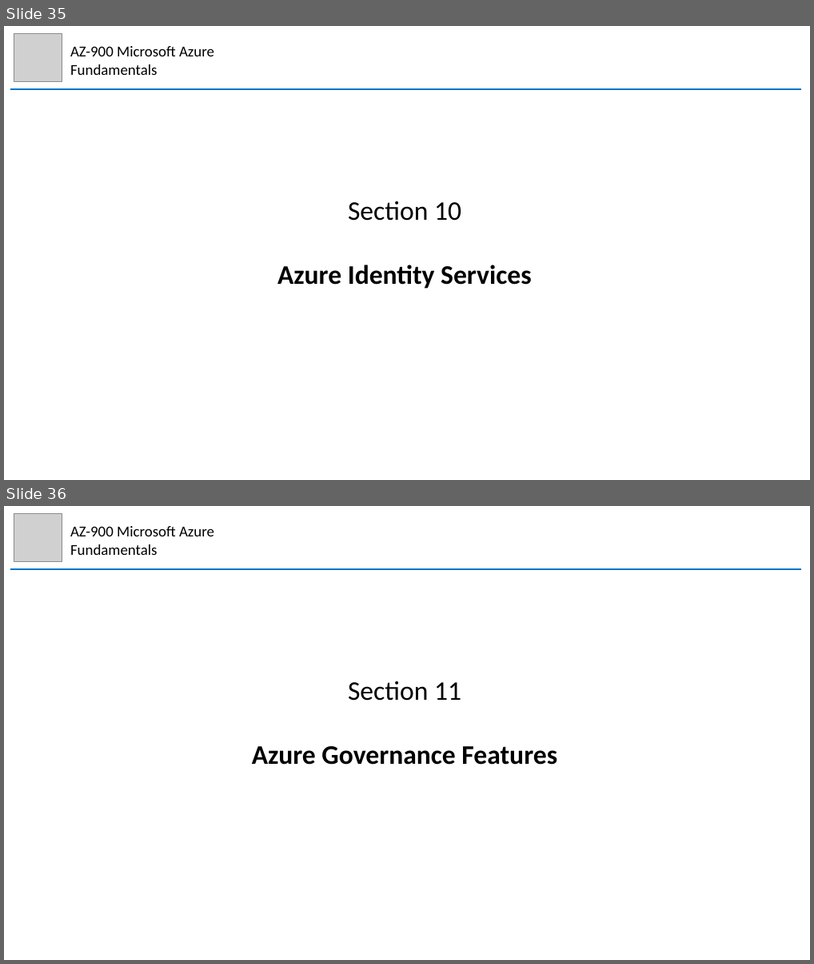
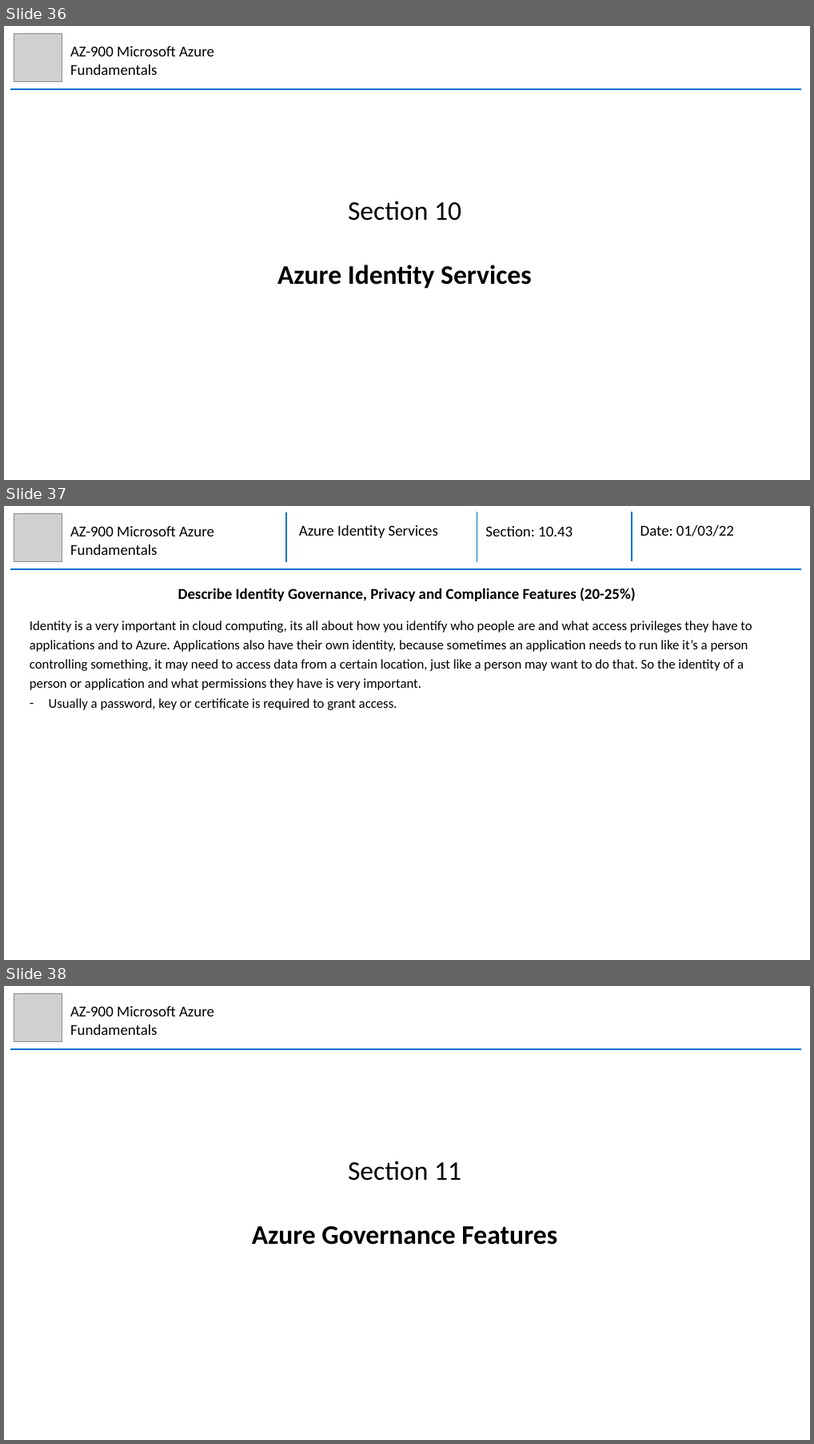
Before and after one commit to mhaythornthwaite/Testing_ML_Algorithms, a slide deck: Azure_AZ-900_Fundamentals/MJH_AZ-900_Azure_Fundamentals_Notes.pptx. Shown one above the other, each under a label of ours: slides 35 and 36 before the commit, slides 36, 37 and 38 after it. The pictures are 814x964 and 814x1444 pixels, drawn with LibreOffice and Linux fonts; fonts in the diff are those of the drawing; grey boxes stand for pictures. Boxes give left, top, right and bottom in pixels: in the first picture for what was removed or moved away, otherwise in the second. Text is boxed around its words. In the diff, an @@ line names an element or a change of style, - is before the commit and + after.

Commit message:
Azure AZ-900 Section 9

```diff
--- a/Azure_AZ-900_Fundamentals/MJH_AZ-900_Azure_Fundamentals_Notes.pptx
+++ b/Azure_AZ-900_Fundamentals/MJH_AZ-900_Azure_Fundamentals_Notes.pptx
@@ slide 37 added at [4, 506, 810, 960], background #FFFFFF @@
@@ picture added at [14, 513, 62, 561] @@
@@ text added at [70, 526, 214, 555], 18 pt, text #000000 @@
+AZ-900 Microsoft Azure Fundamentals
@@ group added at [10, 512, 802, 569]: 4 lines, 3 texts @@
+Azure Identity Services
+Section: 10.43
+Date: 01/03/22
@@ text added at [178, 588, 636, 601], 18 pt, text #000000, bold @@
+Describe Identity Governance, Privacy and Compliance Features (20-25%)
@@ text added at [30, 620, 752, 710], 16 pt, text #000000 @@
+Identity is a very important in cloud computing, its all about how you identify who people are and what access privileges they have to applications and to Azure. Applications also have their own identity, because sometimes an application needs to run like it’s a person controlling something, it may need to access data from a certain location, just like a person may want to do that. So the identity of a person or application and what permissions they have is very important.
+– Usually a password, key or certificate is required to grant access.
@@ what was slide 35 is now slide 36 @@
@@ what was slide 36 is now slide 38 @@
```
Also in this commit, not shown: 1 other slide added.
